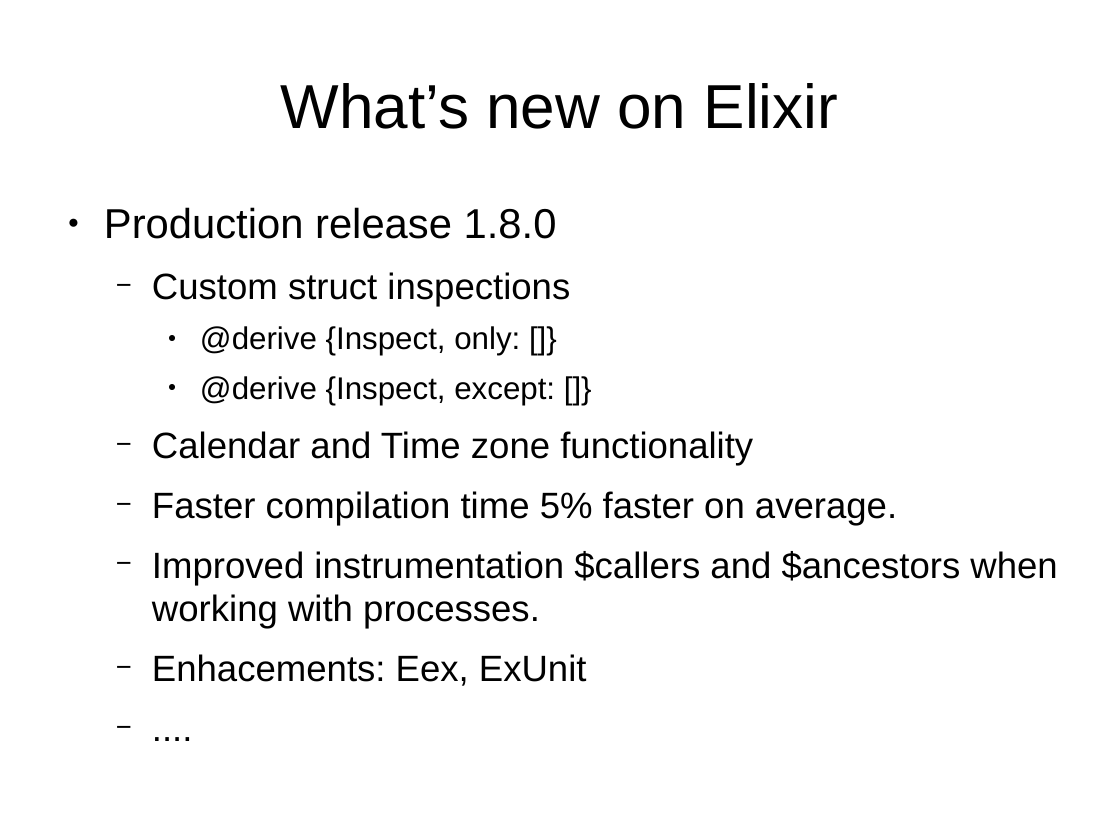
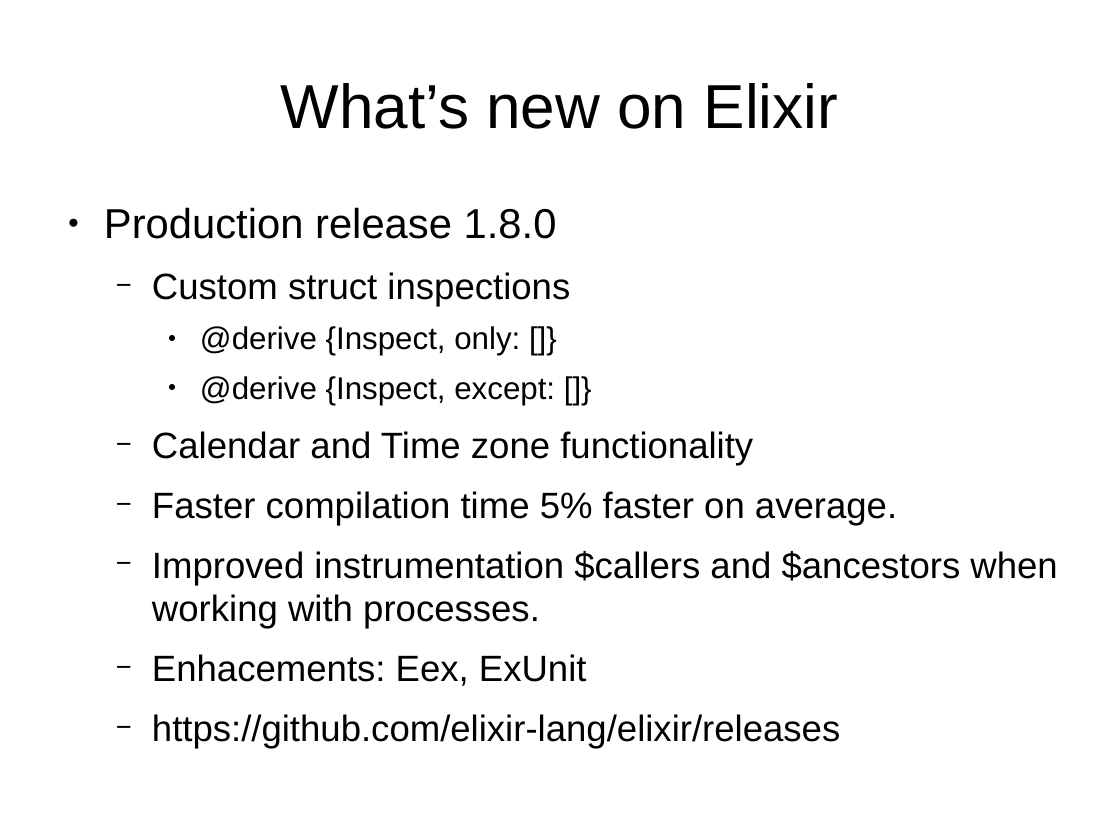
Before and after one commit to ramortegui/talks, a slide deck: slide 3 of odps/ecto.odp. Drawn at 1120x840 pixels with LibreOffice and Linux fonts; fonts in the diff are those of the drawing. Boxes give left, top, right and bottom in pixels: in the first picture for what was removed or moved away, otherwise in the second. Text is boxed around its words. In the diff, an @@ line names an element or a change of style, - is before the commit and + after.

```diff
--- a/odps/ecto.odp
+++ b/odps/ecto.odp
@@ text at <box>152,714,840,749</box>: text changed @@
-  − ....
+  − https://github.com/elixir-lang/elixir/releases
```
Also in this commit, not shown: 4 other slides changed, 2 slides added.
